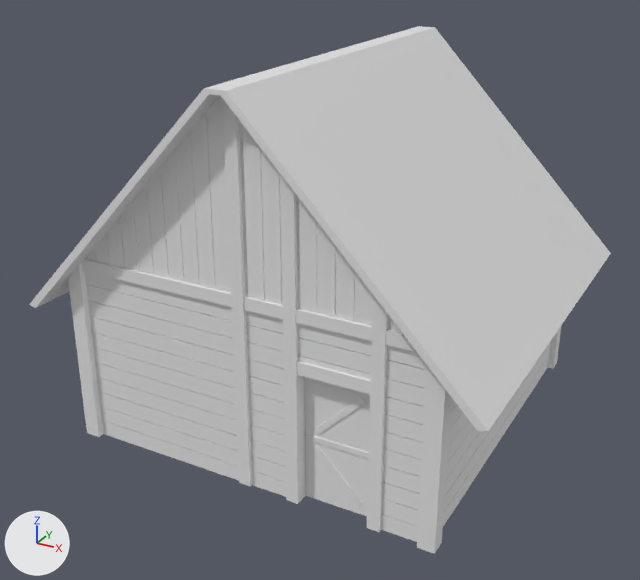
An edit to the FBX model Assets/Models/AssetsFinais/Houses/CabanaFavela.fbx, drawn before and after from the same camera.
Before and after are seen from a camera (50 mm lens) standing at (6.42, -12.36, 8.18) and looking at (-0.12, -0.47, 2.23). The axes (+X, +Y, +Z) are drawn at lower left. The lights are the same throughout. Where no turn or scale is listed for an object, it has been applied to the vertices.

The older version as bpy lines, for what is in view:
```python
me_basemadeira = bpy.data.meshes.new('BaseMadeira')
me_basemadeira.from_pydata(...)  # 88 vertices, 44 faces; spans x -3.12..3.12, y -3.12..3.12, z -1.5..4.52
me_madeiracabana = bpy.data.meshes.new('MadeiraCabana')
me_madeiracabana.from_pydata(...)  # 776 vertices, 406 faces; spans x -4.92..1.12, y -0.02..6.02, z -0.13..5.89
me_portacabana = bpy.data.meshes.new('PortaCabana')
me_portacabana.from_pydata(...)  # 80 vertices, 61 faces; spans x -0.55..0.63, y -0.07..0.09, z -1.06..1.06
me_telhadocabana = bpy.data.meshes.new('TelhadoCabana')
me_telhadocabana.from_pydata(...)  # 16 vertices, 14 faces; spans x -3.78..3.79, y -3.38..3.38, z -2.21..1.57
ob_basemadeira = bpy.data.objects.new('BaseMadeira', me_basemadeira)
ob_basemadeira.location = (0.0, 0.0, 1.5)
ob_madeiracabana = bpy.data.objects.new('MadeiraCabana', me_madeiracabana)
ob_madeiracabana.location = (1.9, -3.0, 0.14)
ob_portacabana = bpy.data.objects.new('PortaCabana', me_portacabana)
ob_portacabana.location = (1.5, -2.8, 1.06)
ob_telhadocabana = bpy.data.objects.new('TelhadoCabana', me_telhadocabana)
ob_telhadocabana.location = (0.0, 0.0, 4.49)
```
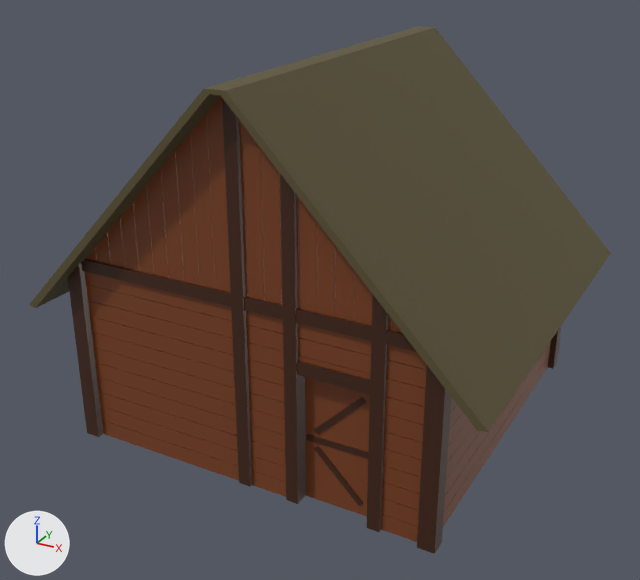
Boxes (x1, y1, x2, y2) around the edits, measured in the pictures (640 x 580 px):
'TelhadoCabana', recoloured (grey to brown): (29, 26, 611, 432) in both
'MadeiraCabana', recoloured (grey to brown): (85, 96, 551, 542) in both
'BaseMadeira', recoloured (grey to brown): (68, 98, 561, 554) in both
part 1 of me_portacabana, recoloured (grey to brown): (306, 397, 368, 506) in both
part 2 of me_portacabana, recoloured (grey to brown): (305, 377, 370, 516) in both

What changed in the scene script:
```text
Add mat_janelamadeira:
    mat_janelamadeira = principled_material('JanelaMadeira')
    mat_janelamadeira.base_color = (0.0522, 0.016, 0.00527)  # brown #412210
    mat_janelamadeira.roughness = 0.4
Add mat_madeira:
    mat_madeira = principled_material('Madeira')
    mat_madeira.base_color = (0.198, 0.0523, 0.0137)  # brown #7b411f
    mat_madeira.roughness = 0.4
Add mat_telhado:
    mat_telhado = principled_material('Telhado')
    mat_telhado.base_color = (0.102, 0.0821, 0.0321)  # brown #5a5132
    mat_telhado.roughness = 0.65
Change me_telhadocabana:
    where me_telhadocabana.from_pydata(...)  # 16 vertices, 14 faces; spans x -3.78..3.79, y -3.38..3.38, z -2.21..1.57
    add me_telhadocabana.materials.append(mat_telhado)  # brown #5a5132
Change me_basemadeira:
    where me_basemadeira.from_pydata(...)  # 88 vertices, 44 faces; spans x -3.12..3.12, y -3.12..3.12, z -1.5..4.52
    add me_basemadeira.materials.append(mat_janelamadeira)  # brown #412210
Change me_madeiracabana:
    where me_madeiracabana.from_pydata(...)  # 776 vertices, 406 faces; spans x -4.92..1.12, y -0.02..6.02, z -0.13..5.89
    add me_madeiracabana.materials.append(mat_madeira)  # brown #7b411f
Change me_portacabana:
    where me_portacabana.from_pydata(...)  # 80 vertices, 61 faces; spans x -0.55..0.63, y -0.07..0.09, z -1.06..1.06
    used by ob_portacabana; location = (1.5, -2.8, 1.06)
    me_portacabana part 1: 55 of the faces centred in x -0.53..0.63, y -0.07..0.09, z -0.87..0.87 switch from no material to mat_janelamadeira (brown #412210)
    me_portacabana part 2: all 6 faces centred in x -0.55..0.55, y -0.05..0.05, z -1.06..1.06 switch from no material to mat_madeira (brown #7b411f)
```
